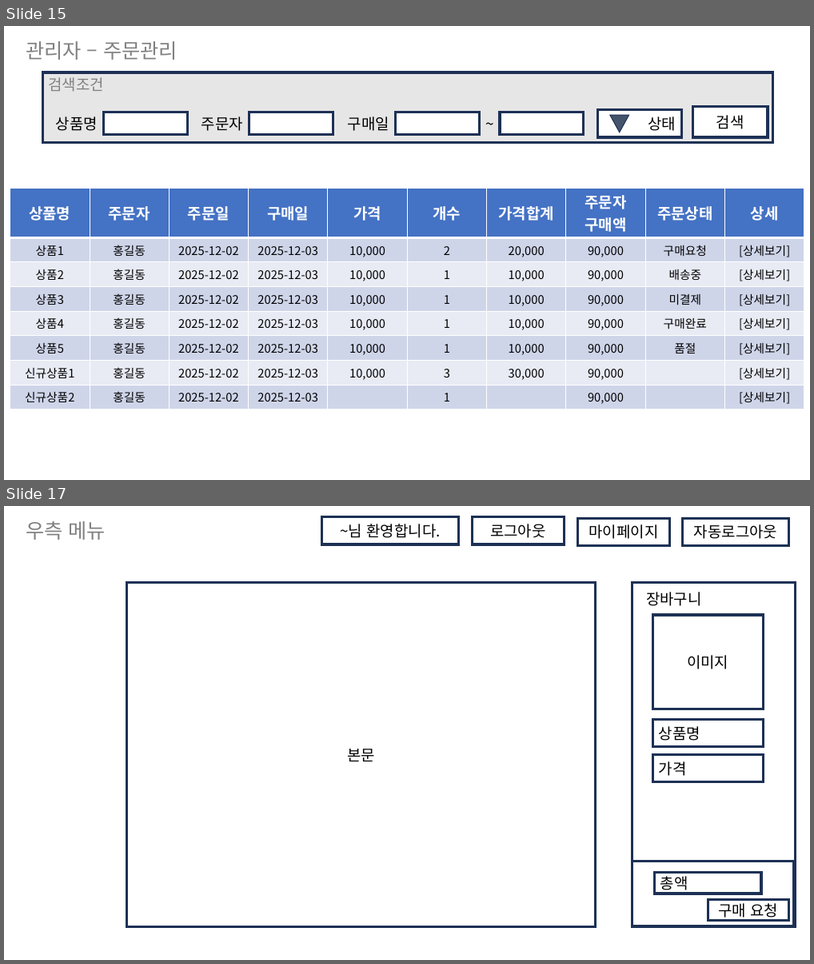
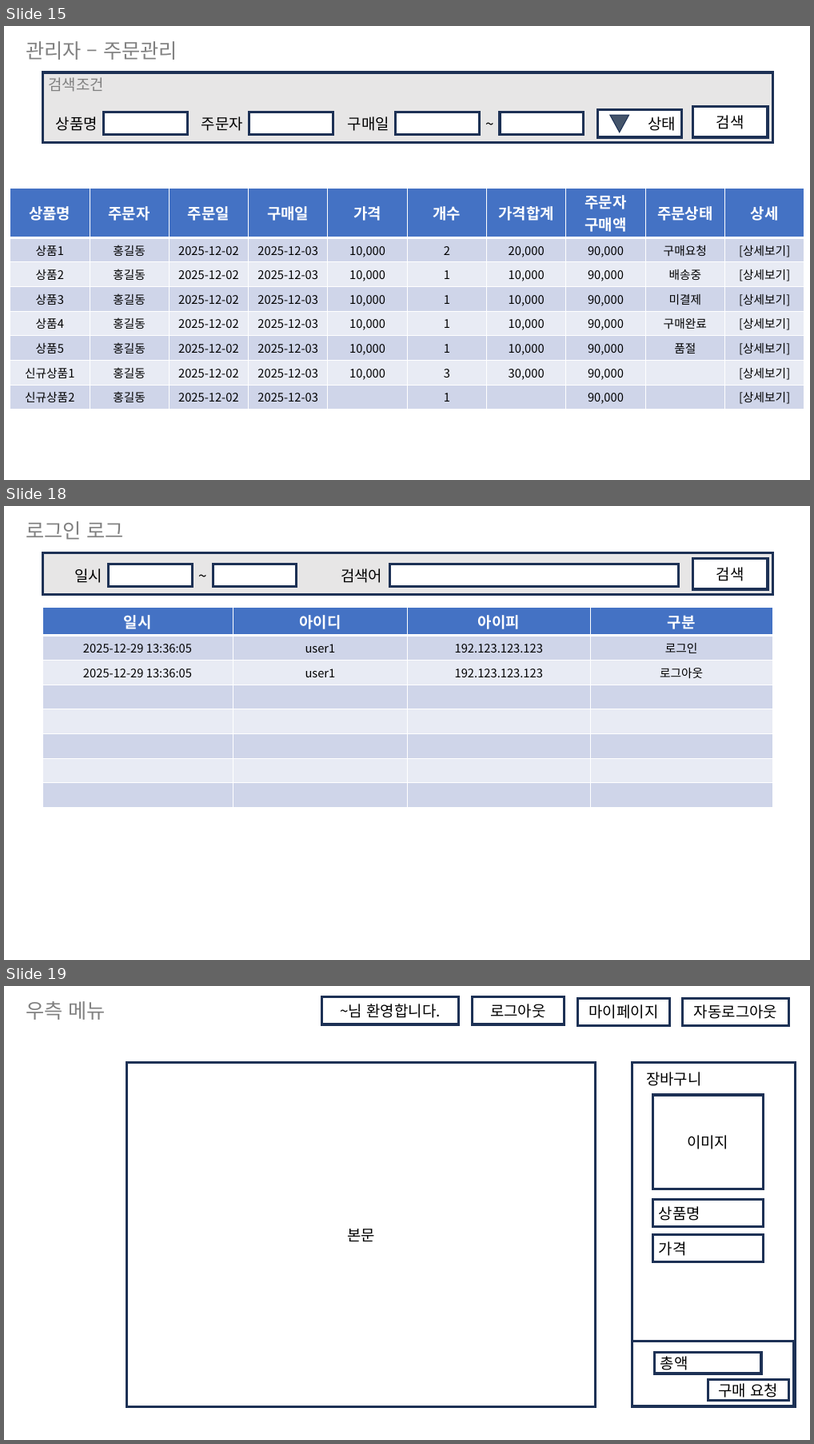
Before and after one commit to yhoo0094/miniPX, a slide deck: 산출물/화면정의서/MiniPX_화면정의서_V0.4.pptx. Shown one above the other, each under a label of ours: slides 15 and 17 before the commit, slides 15, 18 and 19 after it; the slides between them are not shown. The pictures are 814x964 and 814x1444 pixels, drawn with LibreOffice and Linux fonts; fonts in the diff are those of the drawing. Boxes give left, top, right and bottom in pixels: in the first picture for what was removed or moved away, otherwise in the second. Text is boxed around its words. In the diff, an @@ line names an element or a change of style, - is before the commit and + after.

```diff
--- a/산출물/화면정의서/MiniPX_화면정의서_V0.4.pptx
+++ b/산출물/화면정의서/MiniPX_화면정의서_V0.4.pptx
@@ slide 18 added at box(4, 506, 810, 960), background #FFFFFF @@
@@ text added at box(26, 521, 124, 540), 24 pt, text #808080 @@
+로그인 로그
@@ rectangle added at box(42, 552, 774, 594), fill #E7E6E6, outline #1E3256 3 pt @@
@@ text added at box(74, 568, 102, 583), 18 pt, text #000000 @@
+일시
@@ rectangle added at box(109, 564, 192, 587), fill #FFFFFF, outline #1E3256 3 pt @@
@@ text added at box(162, 562, 245, 589), 18 pt, text #000000 @@
+~
@@ rectangle added at box(214, 564, 297, 587), fill #FFFFFF, outline #1E3256 3 pt @@
@@ text added at box(341, 568, 382, 583), 18 pt, text #000000 @@
+검색어
@@ rectangle added at box(390, 564, 679, 587), fill #FFFFFF, outline #1E3256 3 pt @@
@@ rectangle added at box(694, 558, 769, 589), fill #FFFFFF, outline #1E3256 3 pt, 18 pt, text #000000 @@
+검색
@@ table added at box(42, 608, 774, 804), 8 rows, 4 columns @@
+일시 | 아이디 | 아이피 | 구분
+2025-12-29 13:36:05 | user1 | 192.123.123.123 | 로그인
+2025-12-29 13:36:05 | user1 | 192.123.123.123 | 로그아웃
+ |  |  | 
+ |  |  | 
+ |  |  | 
+ |  |  | 
+ |  |  | 
@@ what was slide 17 is now slide 19 @@
```
Also in this commit, not shown: 3 slides changed, 4 other slides added, 13 other files.
